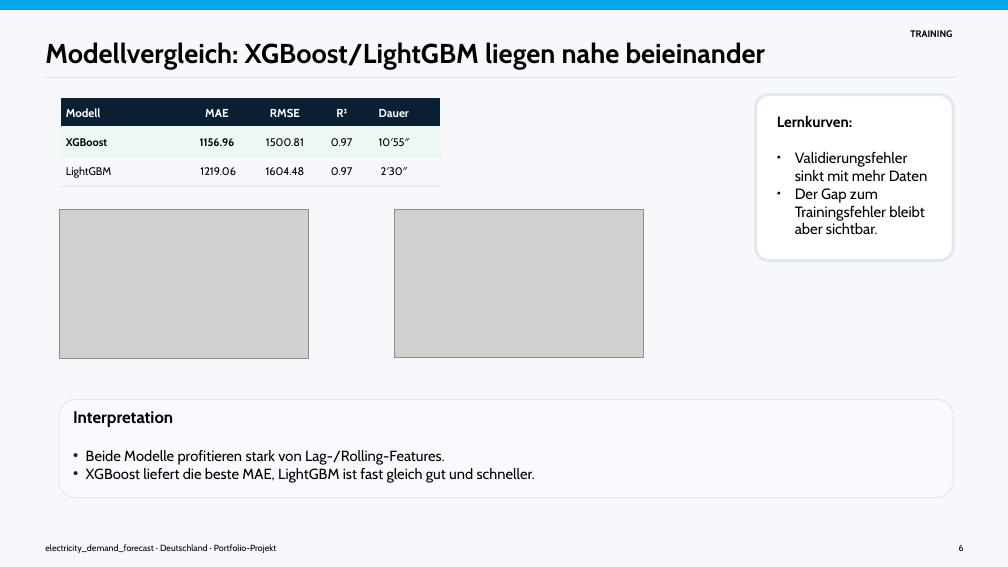
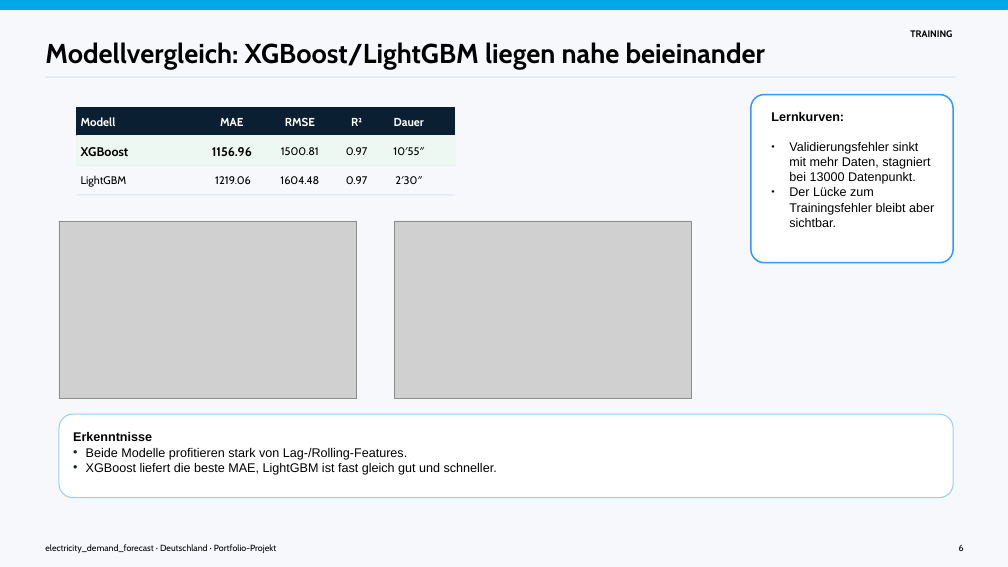
Before and after one commit to SW-oasen/electricity_price_forecast, a slide deck: slide 7 of presentation/orig/Stromverbrauch_Vorhersagen_v2.odp. Drawn at 1008x567 pixels with LibreOffice and Linux fonts; fonts in the diff are those of the drawing; grey boxes stand for pictures. Boxes give left, top, right and bottom in pixels: in the first picture for what was removed or moved away, otherwise in the second. Text is boxed around its words. In the diff, an @@ line names an element or a change of style, - is before the commit and + after.

```diff
--- a/presentation/orig/Stromverbrauch_Vorhersagen_v2.odp
+++ b/presentation/orig/Stromverbrauch_Vorhersagen_v2.odp
@@ rounded rectangle: place and size @@
-rounded rectangle at (755, 95, 953, 261)
+rounded rectangle at (751, 95, 954, 262)
@@ rounded rectangle at (751, 95, 954, 262): outline #E2E8F0 2.83 pt to #3399FF 1.42 pt @@
@@ text at (771, 112, 844, 121): size 14.2 to 12 pt, font Cabin to Arial in "Lernkurven:" @@
@@ text "XGBoost" at (81, 147, 129, 156): size 10.5 to 12 pt @@
@@ text "1156.96" at (212, 147, 252, 156): size 10.5 to 12 pt @@
@@ text at (789, 142, 934, 227): text changed; size 14.2 to 12 pt; font Cabin to Arial @@
-● Validierungsfehler sinkt mit mehr Daten
-● Der Gap zum Trainingsfehler bleibt aber sichtbar.
+● Validierungsfehler sinkt mit mehr Daten, stagniert bei 13000 Datenpunkt.
+● Der Lücke zum Trainingsfehler bleibt aber sichtbar.
@@ 15 texts, 2 rectangles, 2 lines: place and size @@
-15 texts, 2 rectangles, 2 lines at (62, 98, 440, 186)
+15 texts, 2 rectangles, 2 lines at (77, 107, 455, 195)
@@ picture: place and size @@
-picture at (59, 209, 309, 358)
+picture at (59, 222, 357, 399)
@@ picture: place and size @@
-picture at (394, 209, 644, 358)
+picture at (394, 221, 692, 399)
@@ rounded rectangle: place and size @@
-rounded rectangle at (59, 399, 954, 498)
+rounded rectangle at (59, 414, 954, 498)
@@ rounded rectangle at (59, 414, 954, 498): fill #F8FAFD to #FFFFFF; outline #E3E8EF 0.99 pt to #99CCFF 0.99 pt @@
@@ text at (73, 432, 152, 441): text changed; size 16 to 12 pt; font Cabin to Arial @@
-Interpretation
+Erkenntnisse
@@ text at (86, 448, 497, 475): size 14 to 12 pt, font Cabin to Arial @@
```
Also in this commit, not shown: 11 other slides changed, 20 other files.
